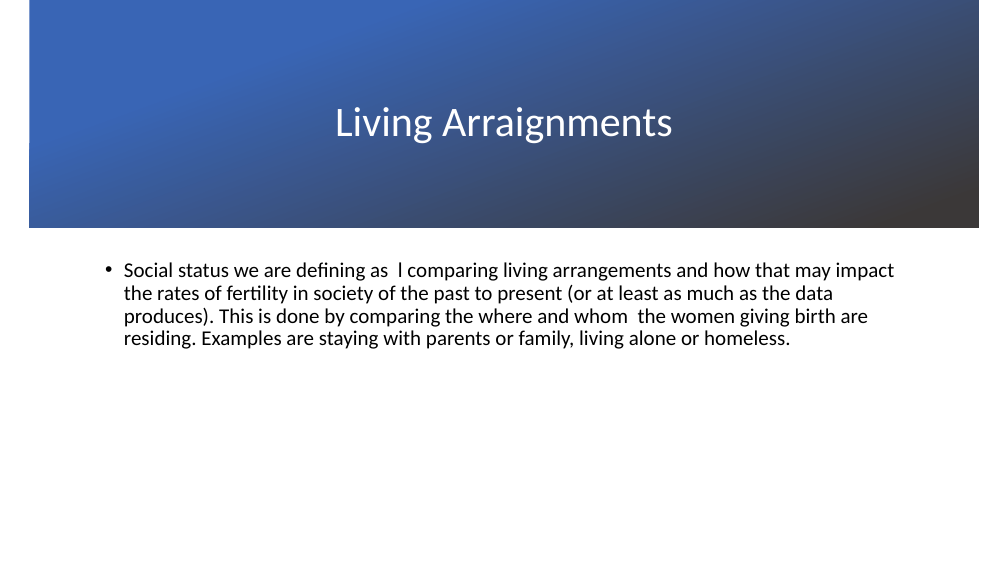
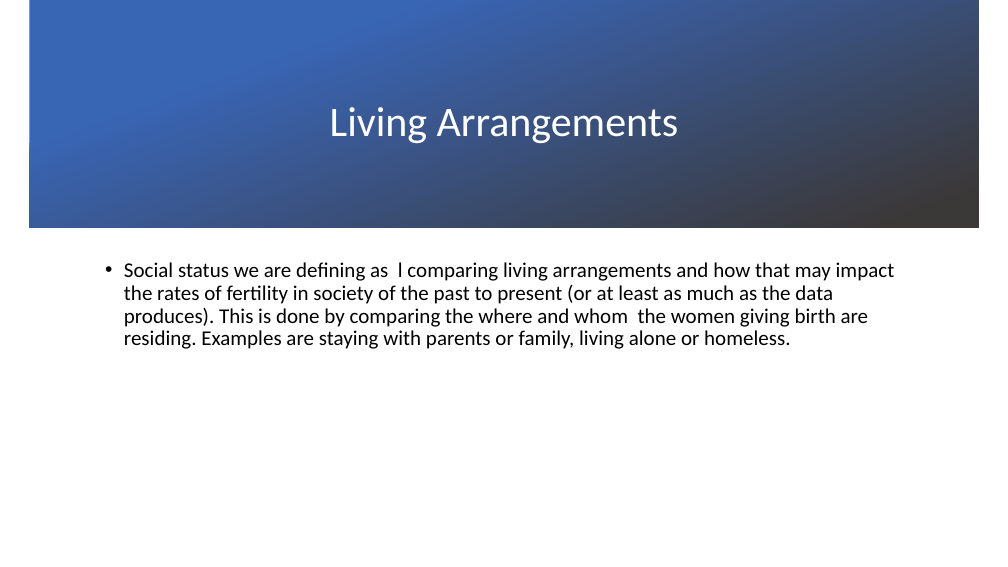
Before and after one commit to vlee2020/UCI-Project1-Group5, a slide deck: slide 6 of Presentation/Fertility Rates in the US.pptx. Drawn at 1008x567 pixels with LibreOffice and Linux fonts; fonts in the diff are those of the drawing; background and template pictures are left out. Boxes give left, top, right and bottom in pixels: in the first picture for what was removed or moved away, otherwise in the second. Text is boxed around its words. In the diff, an @@ line names an element or a change of style, - is before the commit and + after.

```diff
--- a/Presentation/Fertility Rates in the US.pptx
+++ b/Presentation/Fertility Rates in the US.pptx
@@ title at (x1=330, y1=107, x2=679, y2=143): text changed @@
-Living Arraignments
+Living Arrangements
```
Also in this commit, not shown: 4 other slides changed, 2 other files.
